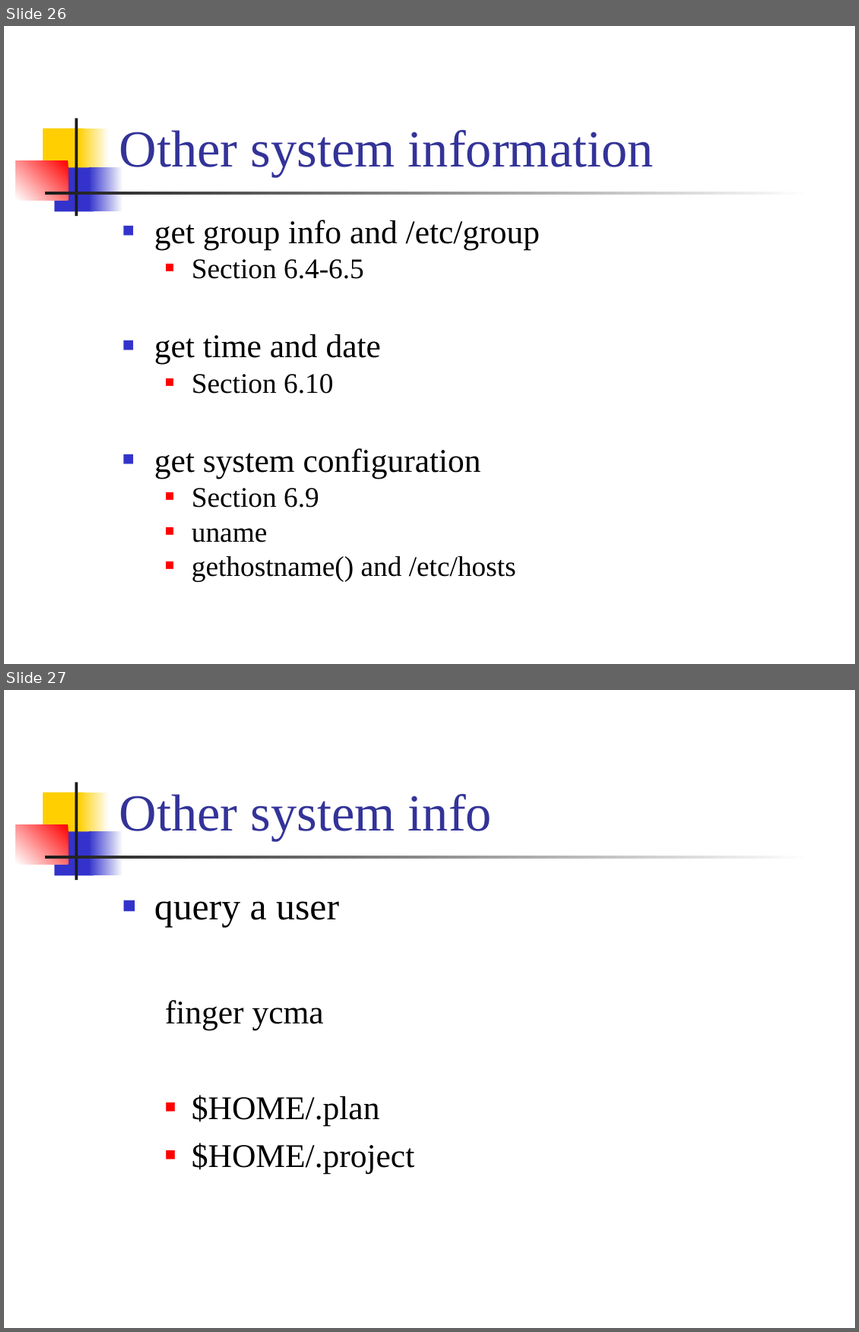
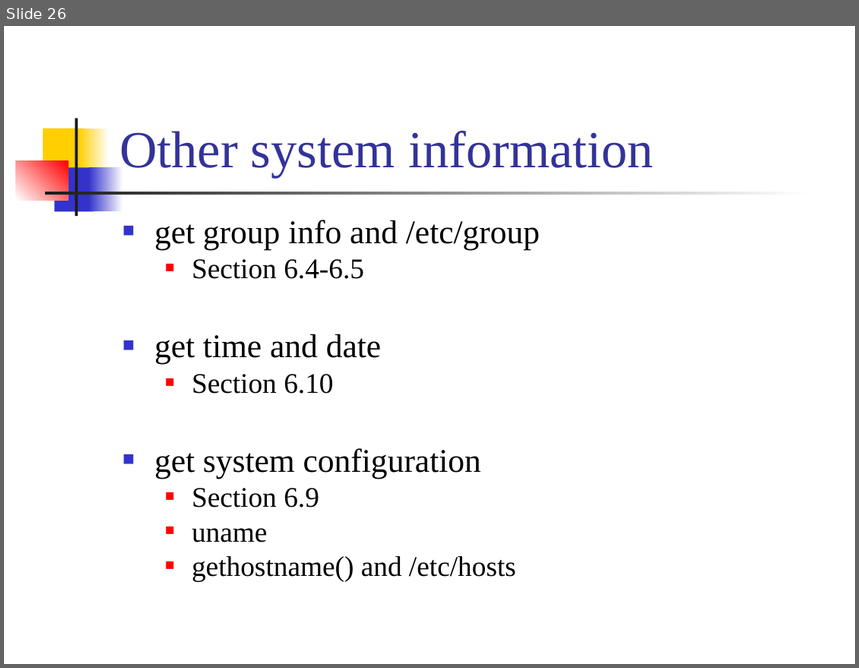
Before and after one commit to CGUSystemCourses/Unix-2015, a slide deck: Lectures/lec06-user_info/lec06-user_info.ppt. Shown one above the other, each under a label of ours: slides 26 and 27 before the commit, slide 26 after it. The pictures are 859x1332 and 859x668 pixels, drawn with LibreOffice and Linux fonts; fonts in the diff are those of the drawing. Boxes give left, top, right and bottom in pixels: in the first picture for what was removed or moved away, otherwise in the second. Text is boxed around its words. In the diff, an @@ line names an element or a change of style, - is before the commit and + after.

```diff
--- a/Lectures/lec06-user_info/lec06-user_info.ppt
+++ b/Lectures/lec06-user_info/lec06-user_info.ppt
@@ slide 27 removed at (4, 690, 855, 1328), background #FFFFFF; not listed: 7 template elements that a slide beside it also shows @@
@@ title removed at (120, 794, 492, 841) @@
-Other system info
@@ text removed at (154, 901, 414, 1174) @@
-■ query a user
-  finger ycma
-  ■ $HOME/.plan
-  ■ $HOME/.project
```
Also in this commit, not shown: 43 other slides changed, 3 other files.
